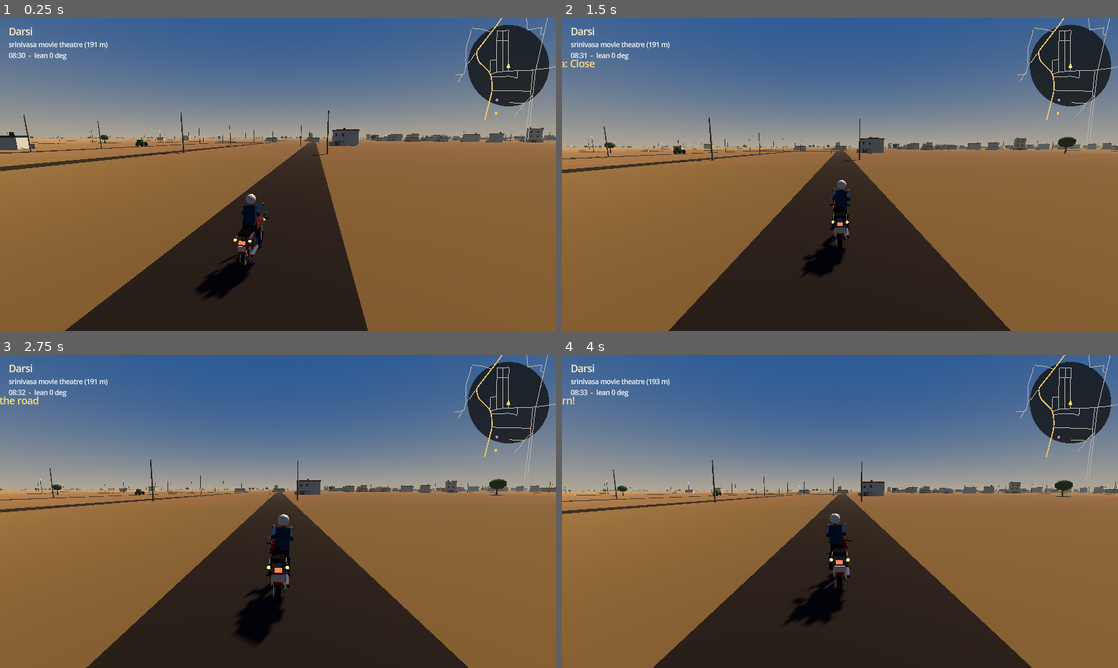
Above: before the commit, frames 1-4 (two rows, left to right).
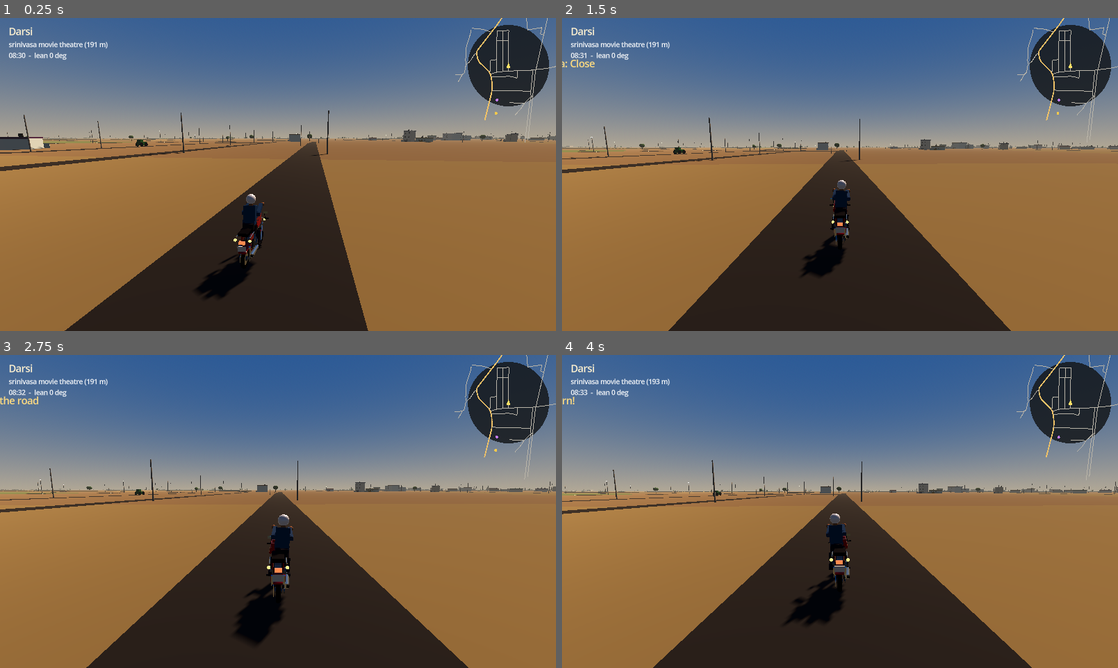
Above: after the commit, the same moments.

Repository: Shasank-Bommineni/Darsi
Game: Godot game, scene res://scenes/main.tscn
The game is run twice, just before and just after one commit, with the same random seed, the same clock (stepped at 60 frames per second) and the same inputs.
Inputs:
- Up to frame 1 (0.25 s): no input
- Up to frame 2 (1.5 s): tap Enter at 0.5 s; hold D (steer_right) 0.53-1.28 s; hold E (interact) 0.53-1.28 s; hold S (brake) from 1.28 s (still down); tap C (toggle_camera) at 1.35 s
- Up to frame 3 (2.75 s): release S (brake) at 2.03 s; hold D (steer_right) from 2.03 s (still down); tap R at 2.1 s
- Up to frame 4 (4 s): release D (steer_right) at 2.78 s; hold W (accelerate) 2.78-3.53 s; tap F at 2.85 s; hold A (steer_left) from 3.53 s (still down); tap H at 3.6 s

The runs differ from the first frame. In frame 1, 1.6% of the frame differs, in the area x 0-100%, y 34-43%; in frame 2, 1.3%; in frame 3, 1.2%; in frame 4, 1.2%.

Commit message:
feat: procedural farmland on the land the real roads enclose; denser plots; clearer cornering test
Co-authored-by: arena-agent <297053741+arena-agent@users.noreply.github.com>

Diff:
--- a/scripts/world_builder.gd
+++ b/scripts/world_builder.gd
@@ -30,7 +30,7 @@
 ## Coarse occupancy grid (CELL metre cells) so plot placement is O(1) per candidate
 ## instead of testing thousands of rectangles. Two layers: hard blockers (buildings,
 ## water) and road corridors.
-const CELL := 4.0
+const CELL := 2.0
 var _blocked: Dictionary = {}               # cell key -> true, buildings/water/plots
 var _road_cells: Dictionary = {}            # cell key -> true, carriageway + 1 m
 var _stats: Dictionary = {}
@@ -81,6 +81,7 @@
 	var osm_buildings := _build_osm_buildings()
 	var infill := _build_infill_buildings()
 	_build_pois()
+	_build_farm_fields()
 	_build_street_furniture()
 	_build_vegetation()
 	_build_boundary()
@@ -141,7 +142,7 @@
 	plane.mesh = mesh
 	ground.add_child(plane)
 
-	var patch_colours := [Color("#8d7d5c"), Color("#a38a63"), Color("#94845f"), Color("#ab9570")]
+	var patch_colours := [Color("#8d7d5c"), Color("#9c8a62"), Color("#8a7c58"), Color("#a08d64"), Color("#7d8a5a")]
 	for i in range(70):
 		var size := rng.randf_range(90.0, 320.0)
 		var px := rng.randf_range(-half_x, half_x)
@@ -154,6 +155,77 @@
 		patch.position = plane_to_world(px, py) + Vector3(0, 0.005 + float(i) * 0.0002, 0)
 		patch.rotation.y = rng.randf_range(0.0, PI)
 		ground.add_child(patch)
+
+
+## Prakasam district outside the built-up area is a patchwork of irrigated fields.
+## OSM has no landuse polygons mapped for Darsi, so the fields are laid out procedurally
+## on the land the real road network leaves empty, with earth bunds between them.
+func _build_farm_fields() -> void:
+	var parent := Node3D.new()
+	parent.name = "Fields"
+	add_child(parent)
+
+	var crops := [
+		Color("#7f9150"), Color("#8ea35a"), Color("#6f8545"), Color("#9aa864"),
+		Color("#b7a86a"), Color("#a3924f"), Color("#5f7a3c"), Color("#c0b074"),
+	]
+	var bund_colour := Color("#8a7450")
+	var placed := 0
+	var attempts := 0
+	while placed < 420 and attempts < 6000:
+		attempts += 1
+		var centre := Vector2(rng.randf_range(-half_x + 60.0, half_x - 60.0), rng.randf_range(-half_y + 60.0, half_y - 60.0))
+		# Fields are rare in the middle of town and common on the outskirts.
+		if centre.length() < 450.0 and rng.randf() < 0.85:
+			continue
+		var field_size := Vector2(rng.randf_range(45.0, 130.0), rng.randf_range(40.0, 110.0))
+		var rect := Rect2(centre - field_size * 0.5, field_size)
+		if _is_occupied(rect):
+			continue
+		var angle := rng.randf_range(0.0, PI)
+		var crop: Color = crops[rng.randi() % crops.size()]
+		var field := Node3D.new()
+		field.position = plane_to_world(centre.x, centre.y)
+		field.rotation.y = angle
+		parent.add_child(field)
+
+		var plot := MeshInstance3D.new()
+		var plot_mesh := PlaneMesh.new()
+		plot_mesh.size = field_size
+		plot_mesh.material = _material(crop, 0.98)
+		plot.mesh = plot_mesh
+		plot.position = Vector3(0, 0.04, 0)
+		field.add_child(plot)
+
+		# Earth bunds on all four sides hold the irrigation water in.
+		for axis in [0, 1]:
+			for side in [-1.0, 1.0]:
+				var bund := MeshInstance3D.new()
+				var bund_mesh := BoxMesh.new()
+				if axis == 0:
+					bund_mesh.size = Vector3(field_size.x, 0.45, 0.8)
+					bund.position = Vector3(0.0, 0.2, side * field_size.y * 0.5)
+				else:
+					bund_mesh.size = Vector3(0.8, 0.45, field_size.y)
+					bund.position = Vector3(side * field_size.x * 0.5, 0.2, 0.0)
+				bund_mesh.material = _material(bund_colour, 1.0)
+				bund.mesh = bund_mesh
+				field.add_child(bund)
+
+		# Crop rows give the fields some texture from the saddle.
+		var rows := int(field_size.y / 6.0)
+		for i in range(rows):
+			var row := MeshInstance3D.new()
+			var row_mesh := BoxMesh.new()
+			row_mesh.size = Vector3(field_size.x * 0.94, 0.35, 0.7)
+			row_mesh.material = _material(crop.darkened(0.18), 0.98)
+			row.mesh = row_mesh
+			row.position = Vector3(0.0, 0.18, -field_size.y * 0.5 + 3.0 + float(i) * 6.0)
+			field.add_child(row)
+
+		_mark_rect(_blocked, rect.grow(3.0))
+		placed += 1
+	_stats["fields"] = placed
 
 
 func _build_green_areas() -> void:
@@ -349,7 +421,7 @@
 	add_child(parent)
 
 	var built := 0
-	var budget := 900
+	var budget := 1800
 	var streets: Array = []
 	for road in world.roads:
 		if String(road["class"]) in ["neighbourhood", "lane", "collector", "arterial"]:
@@ -367,7 +439,7 @@
 		var half_width := float(road.width) * 0.5
 		var centre_distance := _distance_to_centre(road)
 		# Density falls off away from the town centre, like the real settlement pattern.
-		var density := clampf(1.25 - centre_distance / 1500.0, 0.08, 1.0)
+		var density := clampf(1.35 - centre_distance / 2200.0, 0.18, 1.0)
 		var is_main := road_class in ["arterial", "collector"]
 
 		for side in [-1.0, 1.0]:
@@ -382,7 +454,7 @@
 				var position: Vector2 = sample.position
 				var tangent: Vector2 = sample.tangent
 				var normal: Vector2 = Vector2(-tangent.y, tangent.x) * side
-				var setback := rng.randf_range(5.0, 8.0)
+				var setback := rng.randf_range(2.8, 5.5)
 				var depth := rng.randf_range(7.0, 13.0)
 				var centre: Vector2 = position + normal * (half_width + setback + depth * 0.5)
 				if abs(centre.x) > half_x - 20.0 or abs(centre.y) > half_y - 20.0:
--- a/tests/headless_test.gd
+++ b/tests/headless_test.gd
@@ -171,20 +171,31 @@
 	_check(bike.global_transform.basis.y.dot(Vector3.UP) > 0.75, "the bike is still upright under power")
 	_check(bike.fuel < Motorcycle.FUEL_CAPACITY, "fuel is being consumed (%.2f l)" % bike.fuel)
 
-	# Steer right and check that the bike yaws and leans into the corner.
+	# Steer and check that the bike yaws and leans into the corner. Start from a clean
+	# stretch of road so the result measures the handling, not whatever it bumped into.
+	var turn_start := builder.nearest_road_point(bike.global_position)
+	bike.respawn_at(turn_start.position + Vector3(0, 0.2, 0), turn_start.direction)
+	for i in range(30):
+		bike.set_controls(0.0, 0.0, 0.0, 0.0)
+		await physics_frame
+	for i in range(120):
+		bike.set_controls(1.0, 0.0, 0.0, 0.0)
+		await physics_frame
+	var entry_speed := absf(bike.get_speed_mps())
 	var heading_before := bike.get_heading_degrees()
 	var leaned := 0.0
-	for i in range(240):
-		bike.set_controls(0.55, 0.0, 0.0, 1.0)
+	for i in range(180):
+		bike.set_controls(0.5, 0.0, 0.0, 1.0)
 		await physics_frame
 		leaned = minf(leaned, bike.get_lean_degrees())
 	var heading_after := bike.get_heading_degrees()
 	var turned: float = absf(wrapf(heading_after - heading_before, -180.0, 180.0))
-	print("  heading changed by %.1f deg, peak lean %.1f deg" % [turned, leaned])
+	print("  entered the corner at %.1f m/s, heading changed by %.1f deg, peak lean %.1f deg, exit %.1f m/s"
+		% [entry_speed, turned, leaned, absf(bike.get_speed_mps())])
+	_check(entry_speed > 6.0, "the bike reached cornering speed (%.1f m/s)" % entry_speed)
 	_check(turned > 15.0, "steering changes the heading (%.1f deg)" % turned)
 	_check(absf(leaned) > 2.0, "the bike leans into the corner (%.1f deg)" % leaned)
 	_check(bike.global_transform.basis.y.dot(Vector3.UP) > 0.6, "the bike did not fall over while cornering")
-
 	_check(absf(leaned) < 48.0, "the lean angle stays inside the tyre's edge (%.1f deg)" % leaned)
 
 	# Brakes: put the bike back on a clean stretch of road, get up to speed, then grab both.
